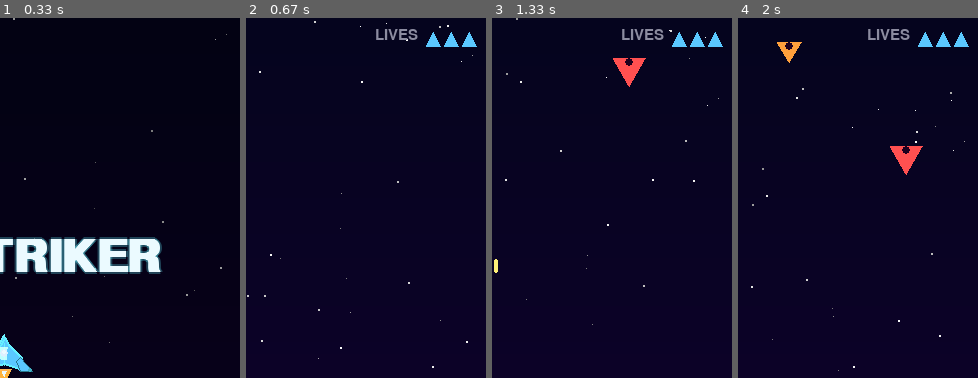
Above: before the commit, frames 1-4 (left to right).
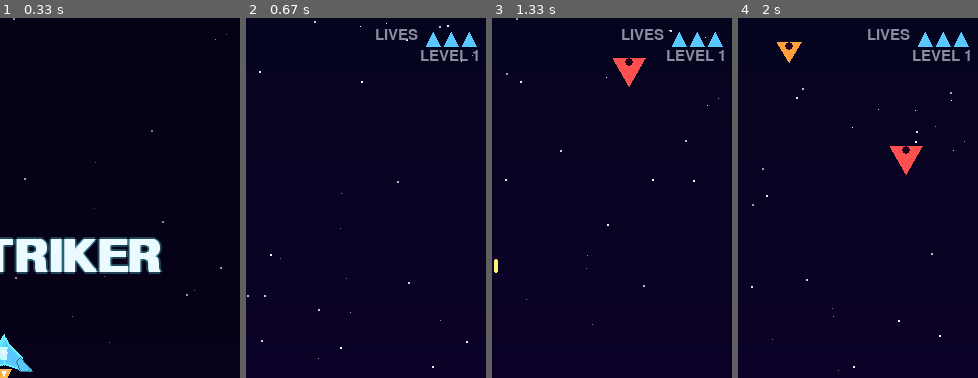
Above: after the commit, the same moments.

Repository: alex-wd-creator/TP-11-pygame
Game: pygame game, started from main.py
Same seed, same stepped clock (60 frames per second), same inputs: the game is played once before the commit and once after it.
Inputs:
- Up to frame 1 (0.33 s): no input
- Up to frame 2 (0.67 s): tap Enter at 0.33 s
- Up to frame 3 (1.33 s): tap Space at 0.67 s; tap B at 1 s
- Up to frame 4 (2 s): hold Right 1.33-1.8 s; hold Up from 1.83 s (still down)
The pictures show only the part of the screen within x 49-99%, y 0-50%; the shares and areas given below are measured in that part.

Frame 1 is identical in both runs. In frame 2, 0.4% of the frame differs, in the area x 72-97%, y 8-12%; in frame 3, 0.4%; in frame 4, 0.4%.

Commit message:
añadido sistema de power-ups y niveles

Diff:
--- a/main.py
+++ b/main.py
@@ -52,6 +52,12 @@
 # Change these to recolor the entire game.
 COLOR_BG_TOP    = (5, 5, 30)       # Sky color at the top of the screen.
 COLOR_BG_BOTTOM = (20, 0, 50)      # Sky color at the bottom (gradient).
+# COLOR_BG_TOP / COLOR_BG_BOTTOM are reassigned at runtime (via `global`)
+# when the player defeats a Boss, to simulate a level transition without
+# a full scene/state-machine rewrite. We snapshot the originals here so
+# Game.reset() can restore the level-1 sky when starting a new game.
+_ORIGINAL_COLOR_BG_TOP = COLOR_BG_TOP
+_ORIGINAL_COLOR_BG_BOTTOM = COLOR_BG_BOTTOM
 COLOR_STAR      = (255, 255, 255)  # Color of the scrolling star field.
 COLOR_PLAYER    = (90, 200, 255)   # Player ship body.
 COLOR_PLAYER_HI = (220, 240, 255)  # Player ship cockpit highlight.
@@ -164,6 +170,42 @@
 ENEMY_BOSS_HP = 80
 ENEMY_BOSS_SCORE = 500
 ENEMY_BOSS_FIRE_CHANCE = 0.003
+# Unlike regular enemies, the Boss shouldn't just fly past and off the
+# bottom of the screen — it descends to this Y and then hovers there,
+# wobbling side to side, so the fight actually has time to happen.
+ENEMY_BOSS_HOVER_Y = 110
+
+# --- Power-ups ----------------------------------------------------------
+# Dropped by regular enemies (never the Boss — its reward is the
+# permanent buff below) and picked up by flying into them. Effects are
+# temporary and timed with pygame.time.get_ticks(), same pattern as the
+# player's invulnerability window.
+POWERUP_DROP_CHANCE = 0.22     # Chance a killed regular enemy drops one.
+POWERUP_SIZE = 20
+POWERUP_FALL_SPEED = 2.0
+POWERUP_DURATION_MS = 5000     # How long an active effect lasts.
+POWERUP_KIND_DOUBLE_SHOT = "double_shot"
+POWERUP_KIND_RAPID_FIRE = "rapid_fire"
+POWERUP_KINDS = (POWERUP_KIND_DOUBLE_SHOT, POWERUP_KIND_RAPID_FIRE)
+COLOR_POWERUP_DOUBLE_SHOT = (90, 230, 150)   # Green.
+COLOR_POWERUP_RAPID_FIRE  = (255, 205, 70)   # Amber.
+PLAYER_RAPID_FIRE_COOLDOWN_MS = 70  # Replaces PLAYER_FIRE_COOLDOWN_MS
+                                     # while rapid_fire is active.
+PLAYER_DOUBLE_SHOT_OFFSET = 9       # Horizontal gap between the two
+                                     # bullets fired during double_shot.
+
+# --- Boss reward: permanent speed upgrade -------------------------------
+# Granted once per Boss kill, stacks additively, and is completely
+# independent from the temporary power-ups above (it lives on the Player
+# as a separate attribute, so both systems can be active at once).
+BOSS_PERMANENT_SPEED_BONUS = 1.2
+
+# --- Level 2 palette ------------------------------------------------------
+# Swapped into the (normally constant) COLOR_BG_TOP / COLOR_BG_BOTTOM
+# globals when the Boss dies, so the sky itself signals "new level"
+# without needing a scene/state-machine rewrite.
+LEVEL_2_COLOR_BG_TOP = (5, 25, 10)     # Sky color at the top, level 2.
+LEVEL_2_COLOR_BG_BOTTOM = (0, 45, 15)  # Sky color at the bottom, level 2.
 
 
 # Difficulty ramp: every DIFFICULTY_RAMP_SECONDS, spawn interval shrinks
@@ -405,6 +447,20 @@
         # brief "can't refire instantly" window even while ammo remains.
         self.special_ammo = PLAYER_SPECIAL_START_AMMO
         self.last_special_time_ms = -PLAYER_SPECIAL_COOLDOWN_MS
+
+        # Permanent, stacking speed bonus granted by defeating a Boss.
+        # Deliberately separate from PLAYER_SPEED itself so it survives
+        # across resets-of-nothing (it only resets with a full new Player,
+        # i.e. a brand new game) and stacks additively each time a Boss
+        # falls, independent of whatever temporary power-up is active.
+        self.permanent_speed_bonus = 0.0
+
+        # Temporary power-ups: kind -> expiry timestamp (ms). A kind only
+        # counts as "active" while now_ms < active_powerups[kind]; we
+        # don't proactively delete expired entries, has_powerup() just
+        # ignores them, which keeps activate_powerup() a single dict write.
+        self.active_powerups = {}
+
         # When pygame.time.get_ticks() < invuln_until_ms, we ignore hits
         # and flicker the sprite to signal "just respawned".
         self.invuln_until_ms = pygame.time.get_ticks() + PLAYER_INVULN_MS
@@ -416,6 +472,18 @@
 
     def is_invulnerable(self, now_ms):
         return now_ms < self.invuln_until_ms
+
+    def effective_speed(self):
+        """Base movement speed plus any permanent Boss-kill bonuses."""
+        return PLAYER_SPEED + self.permanent_speed_bonus
+
+    def activate_powerup(self, kind, now_ms):
+        """Start (or refresh) a timed effect. Called on pickup collision."""
+        self.active_powerups[kind] = now_ms + POWERUP_DURATION_MS
+
+    def has_powerup(self, kind, now_ms):
+        """True if `kind` is currently active (hasn't expired yet)."""
+        return now_ms < self.active_powerups.get(kind, 0)
 
     def update(self, keys, now_ms):
         # --- Movement --------------------------------------------------
@@ -439,8 +507,8 @@
             dx /= length
             dy /= length
 
-        self.x += dx * PLAYER_SPEED
-        self.y += dy * PLAYER_SPEED
+        self.x += dx * self.effective_speed()
+        self.y += dy * self.effective_speed()
 
         # Keep the ship inside the play area.
         half_w = PLAYER_WIDTH / 2
@@ -457,20 +525,33 @@
         self.rect.center = (int(self.x), int(self.y))
 
     def can_shoot(self, now_ms):
-        return (now_ms - self.last_shot_time_ms) >= PLAYER_FIRE_COOLDOWN_MS
+        # rapid_fire replaces the normal cooldown with a much shorter one.
+        cooldown = (
+            PLAYER_RAPID_FIRE_COOLDOWN_MS
+            if self.has_powerup(POWERUP_KIND_RAPID_FIRE, now_ms)
+            else PLAYER_FIRE_COOLDOWN_MS
+        )
+        return (now_ms - self.last_shot_time_ms) >= cooldown
 
     def shoot(self, bullets, now_ms):
-        """Spawn a bullet just above the ship's nose."""
+        """Spawn one bullet (or two, side-by-side, during double_shot)."""
         if not self.can_shoot(now_ms):
             return
         self.last_shot_time_ms = now_ms
-        bullets.append(Bullet(
-            x=self.x,
-            y=self.y - PLAYER_HEIGHT / 2,
-            vy=-PLAYER_BULLET_SPEED,    # Negative = moving UP the screen.
-            color=COLOR_PLAYER_BULLET,
-            is_player_bullet=True,
-        ))
+
+        if self.has_powerup(POWERUP_KIND_DOUBLE_SHOT, now_ms):
+            x_offsets = (-PLAYER_DOUBLE_SHOT_OFFSET, PLAYER_DOUBLE_SHOT_OFFSET)
+        else:
+            x_offsets = (0,)
+
+        for x_offset in x_offsets:
+            bullets.append(Bullet(
+                x=self.x + x_offset,
+                y=self.y - PLAYER_HEIGHT / 2,
+                vy=-PLAYER_BULLET_SPEED,    # Negative = moving UP the screen.
+                color=COLOR_PLAYER_BULLET,
+                is_player_bullet=True,
+            ))
 
     def can_use_special(self, now_ms):
         """True if the player has ammo left AND the cooldown has passed.
@@ -761,13 +842,19 @@
         self.rect.center = (int(self.x), int(self.y))
 
     def update(self, bullets):
-        # Move straight down + a little sideways sine-wave wobble.
+        # Unlike a regular Enemy, the Boss descends to a fixed hover
+        # line (ENEMY_BOSS_HOVER_Y) and then STOPS descending -- it just
+        # wobbles side to side and keeps firing. Without this override
+        # it would inherit straight-down movement, drift off the bottom
+        # of the screen within a few seconds, and die "off-screen"
+        # before the player could realistically bring its 80 HP down.
         self.age_frames += 1
-        self.y += self.speed
-        wobble_dx = math.sin(self.age_frames * 0.05 + self.wobble_phase)
-        self.x += wobble_dx * self.wobble_amount
-
-        # Stay on-screen horizontally (for tanks especially, the sprite is wide).
+        if self.y < ENEMY_BOSS_HOVER_Y:
+            self.y += self.speed
+
+        wobble_dx = math.sin(self.age_frames * 0.03 + self.wobble_phase)
+        self.x += wobble_dx * self.wobble_amount * 2
+
         half = self.size / 2
         if self.x < half:
             self.x = half
@@ -776,14 +863,9 @@
 
         self.rect.center = (int(self.x), int(self.y))
 
-        # If we've left the bottom, mark dead so the game removes us.
-        if self.y - half > SCREEN_HEIGHT:
-            self.alive = False
-            return
-
-        # Random chance to shoot. Only shoot once we're actually on-screen,
-        # so the player isn't surprised by bullets from invisible enemies.
-        if self.y > 0 and random.random() < self.fire_chance:
+        # Only fire once it's reached the hover line -- otherwise it
+        # could start shooting while still off-screen above the player.
+        if self.y >= ENEMY_BOSS_HOVER_Y and random.random() < self.fire_chance:
             bullets.append(Bullet(
                 x=self.x,
                 y=self.y + half,
@@ -879,6 +961,67 @@
 # ---------------------------------------------------------------------
 # Particle: a single dot in an explosion.
 # ---------------------------------------------------------------------
+# ---------------------------------------------------------------------
+# PowerUp: a temporary-effect pickup dropped by defeated enemies.
+# ---------------------------------------------------------------------
+class PowerUp:
+    """A pickup that drifts downward and grants a timed effect on contact.
+
+    `kind` is one of the POWERUP_KIND_* constants. The PowerUp itself
+    doesn't track *when* the effect ends — that timer lives on the
+    Player (see Player.activate_powerup), the same way Player already
+    tracks its own invulnerability window with a `..._until_ms` field.
+    This object's only job is to exist, fall, and be picked up.
+    """
+    _glyph_font = None  # Lazily created on first draw(); shared by all instances.
+
+    def __init__(self, x, y, kind):
+        self.kind = kind
+        self.x = x
+        self.y = y
+        self.alive = True
+        self.color = (
+            COLOR_POWERUP_DOUBLE_SHOT if kind == POWERUP_KIND_DOUBLE_SHOT
+            else COLOR_POWERUP_RAPID_FIRE
+        )
+        self.rect = pygame.Rect(0, 0, POWERUP_SIZE, POWERUP_SIZE)
+        self.rect.center = (int(x), int(y))
+
+    def update(self):
+        self.y += POWERUP_FALL_SPEED
+        self.rect.centery = int(self.y)
+        if self.y - POWERUP_SIZE / 2 > SCREEN_HEIGHT:
+            self.alive = False
+
+    def draw(self, surface):
+        cx, cy = int(self.x), int(self.y)
+        half = POWERUP_SIZE // 2
+        # A pulsing glowing diamond — the same "this is special" language
+        # as the special-attack ammo icons in the HUD, so pickups read as
+        # related to that system even though the mechanic differs.
+        pulse = (math.sin(pygame.time.get_ticks() * 0.008) + 1) / 2
+        r = half + int(2 * pulse)
+        points = [
+            (cx, cy - r), (cx + r, cy), (cx, cy + r), (cx - r, cy),
+        ]
+        draw_glow_polygon(surface, points, self.color, spread=3, layers=3, max_alpha=100)
+        pygame.draw.polygon(surface, self.color, points)
+        pygame.draw.polygon(surface, NEON_WHITE, points, width=1)
+
+        # A tiny letter in the center as a legend-free hint at what it
+        # does: "2" for double_shot, ">" (rapid) for rapid_fire. Cached
+        # on the class so we're not building a new Font 60 times a
+        # second per pickup on screen.
+        if PowerUp._glyph_font is None:
+            PowerUp._glyph_font = pygame.font.SysFont(None, 18)
+        glyph = "2" if self.kind == POWERUP_KIND_DOUBLE_SHOT else ">"
+        glyph_surf = PowerUp._glyph_font.render(glyph, True, (20, 20, 20))
+        surface.blit(
+            glyph_surf,
+            (cx - glyph_surf.get_width() // 2, cy - glyph_surf.get_height() // 2),
+        )
+
+
 class Particle:
     """One spark of an explosion.
 
@@ -957,13 +1100,23 @@
         self.enemy_bullets = []
         self.enemies = []
         self.particles = []
+        self.powerups = []
         self._boss_spawned = False
+        self.level = 1
         # Edge-detection flag for the 'B' special-attack key -- see
         # _handle_continuous_input. Without this, holding B down would
         # fire (and consume ammo for) the special every single frame.
         self._b_key_was_held = False
 
         self.stars = [Star() for _ in range(NUM_STARS)]
+
+        # Restore the level-1 sky palette in case a previous run advanced
+        # to level 2 and left the (module-level) colors changed -- see
+        # _advance_to_level_2. Without this, starting a new game after
+        # beating a Boss would keep the level-2 sky.
+        global COLOR_BG_TOP, COLOR_BG_BOTTOM
+        COLOR_BG_TOP = _ORIGINAL_COLOR_BG_TOP
+        COLOR_BG_BOTTOM = _ORIGINAL_COLOR_BG_BOTTOM
 
         # Spawn timing:
         now_ms = pygame.time.get_ticks()
@@ -1080,6 +1233,10 @@
         for p in self.particles:
             p.update()
 
+        # 5b) Power-ups (falling pickups dropped by defeated enemies)
+        for pu in self.powerups:
+            pu.update()
+
         # 6) Collisions
         self._handle_collisions(now_ms)
 
@@ -1090,6 +1247,7 @@
         self.enemy_bullets  = [b for b in self.enemy_bullets  if b.alive]
         self.enemies        = [e for e in self.enemies        if e.alive]
         self.particles      = [p for p in self.particles      if p.alive]
+        self.powerups       = [pu for pu in self.powerups     if pu.alive]
 
         # 8) Game over check
         if self.player.lives <= 0:
@@ -1109,18 +1267,7 @@
                     bullet.alive = False
                     died = enemy.take_damage(bullet.damage)
                     if died:
-                        self.score += enemy.score
-                        if self.score >= 1000 and not self._boss_spawned:
-                            # NOTE: this replaces the original `Boss(self)`
-                            # call, which built a Boss but never added it to
-                            # `self.enemies` (so it was never drawn/updated)
-                            # and passed an argument the constructor didn't
-                            # accept. `_boss_spawned` stops it from spawning
-                            # a fresh Boss on every kill once the threshold
-                            # is passed.
-                            self.enemies.append(Boss())
-                            self._boss_spawned = True
-                        self._spawn_explosion(enemy.x, enemy.y)
+                        self._handle_enemy_death(enemy, full_score=True)
                     break  # One bullet, one hit.
 
         # --- Enemy bullets vs player ----------------------------------
@@ -1139,10 +1286,71 @@
             if enemy.rect.colliderect(self.player.rect):
                 if self.player.hit(now_ms):
                     self._spawn_explosion(self.player.x, self.player.y)
-                # Ramming kills the enemy too — feels fair and clears the screen.
+                # Ramming kills the enemy too — feels fair and clears the
+                # screen — but only for half score, same as a normal kill
+                # would be worth if you'd chipped it down instead of
+                # ramming it. Goes through the same death handling as a
+                # bullet kill so a rammed Boss still grants its reward.
                 enemy.alive = False
-                self.score += enemy.score // 2
-                self._spawn_explosion(enemy.x, enemy.y)
+                self._handle_enemy_death(enemy, full_score=False)
+
+        # --- Player vs power-ups ---------------------------------------
+        for pu in self.powerups:
+            if not pu.alive:
+                continue
+            if pu.rect.colliderect(self.player.rect):
+                pu.alive = False
+                self.player.activate_powerup(pu.kind, now_ms)
+
+    def _handle_enemy_death(self, enemy, full_score=True):
+        """Shared death handling for both bullet kills and ramming.
+
+        Centralizing this means the Boss-defeat reward and the regular
+        power-up drop both trigger no matter *how* the enemy died,
+        instead of only being wired up in one of the two collision paths.
+        """
+        self.score += enemy.score if full_score else enemy.score // 2
+        self._spawn_explosion(enemy.x, enemy.y)
+
+        if isinstance(enemy, Boss):
+            self._on_boss_defeated()
+            return  # Bosses don't drop the regular temporary power-ups.
+
+        # Only non-Boss kills can trigger the *next* Boss to spawn, and
+        # only non-Boss kills can drop a temporary power-up.
+        if self.score >= 1000 and not self._boss_spawned:
+            self.enemies.append(Boss())
+            self._boss_spawned = True
+
+        if random.random() < POWERUP_DROP_CHANCE:
+            kind = random.choice(POWERUP_KINDS)
+            self.powerups.append(PowerUp(enemy.x, enemy.y, kind))
+
+    def _on_boss_defeated(self):
+        """Boss reward: a permanent, stacking speed buff + level 2 sky.
+
+        The speed buff stacks additively (see Player.effective_speed) and
+        is completely independent from the timed power-ups — a player
+        could have rapid_fire active, pick up double_shot, AND carry a
+        permanent speed bonus all at the same time; they're tracked in
+        totally separate places on Player (a float vs. a dict of timers).
+        """
+        self.player.permanent_speed_bonus += BOSS_PERMANENT_SPEED_BONUS
+        self.level += 1
+        self._advance_to_level_2()
+
+    def _advance_to_level_2(self):
+        """Swap the sky gradient to the level-2 palette.
+
+        COLOR_BG_TOP / COLOR_BG_BOTTOM are read directly by
+        _draw_background() as module-level globals, so we reassign them
+        here with `global` rather than threading a "current palette"
+        value through the draw call — the smallest change that makes
+        the existing background code pick up the new colors automatically.
+        """
+        global COLOR_BG_TOP, COLOR_BG_BOTTOM
+        COLOR_BG_TOP = LEVEL_2_COLOR_BG_TOP
+        COLOR_BG_BOTTOM = LEVEL_2_COLOR_BG_BOTTOM
 
     # -----------------------------------------------------------------
     # Drawing
@@ -1162,6 +1370,9 @@
 
         for e in self.enemies:
             e.draw(self.screen)
+
+        for pu in self.powerups:
+            pu.draw(self.screen)
 
         for b in self.player_bullets:
             b.draw(self.screen)
@@ -1315,6 +1526,34 @@
             ]
             pygame.draw.polygon(self.screen, COLOR_PLAYER, points)
 
+        # Level indicator (below lives, top-right) — only interesting once
+        # it's changed from 1, but always shown for consistency.
+        level_surf = self.font_small.render(f"LEVEL {self.level}", True, COLOR_HUD_DIM)
+        self.screen.blit(
+            level_surf,
+            (SCREEN_WIDTH - HUD_MARGIN - level_surf.get_width(),
+             HUD_MARGIN + lives_label.get_height() + 6),
+        )
+
+        # Active temporary power-ups (bottom-right) — name + a countdown
+        # in seconds, so the player knows exactly how long they've got
+        # left rather than being surprised when it wears off.
+        now_ms = pygame.time.get_ticks()
+        active = [
+            (kind, expiry) for kind, expiry in self.player.active_powerups.items()
+            if now_ms < expiry
+        ]
+        for row, (kind, expiry) in enumerate(active):
+            remaining_s = (expiry - now_ms) / 1000.0
+            label = "DOUBLE SHOT" if kind == POWERUP_KIND_DOUBLE_SHOT else "RAPID FIRE"
+            color = COLOR_POWERUP_DOUBLE_SHOT if kind == POWERUP_KIND_DOUBLE_SHOT else COLOR_POWERUP_RAPID_FIRE
+            surf = self.font_small.render(f"{label}  {remaining_s:0.1f}s", True, color)
+            self.screen.blit(
+                surf,
+                (SCREEN_WIDTH - HUD_MARGIN - surf.get_width(),
+                 SCREEN_HEIGHT - HUD_MARGIN - surf.get_height() * (row + 1) - row * 4),
+            )
+
         # Hint line (bottom-left) — only while playing, fades after a bit.
         elapsed_ms = pygame.time.get_ticks() - self.start_ms
         if self.state == Game.STATE_PLAYING and elapsed_ms < 4000:
